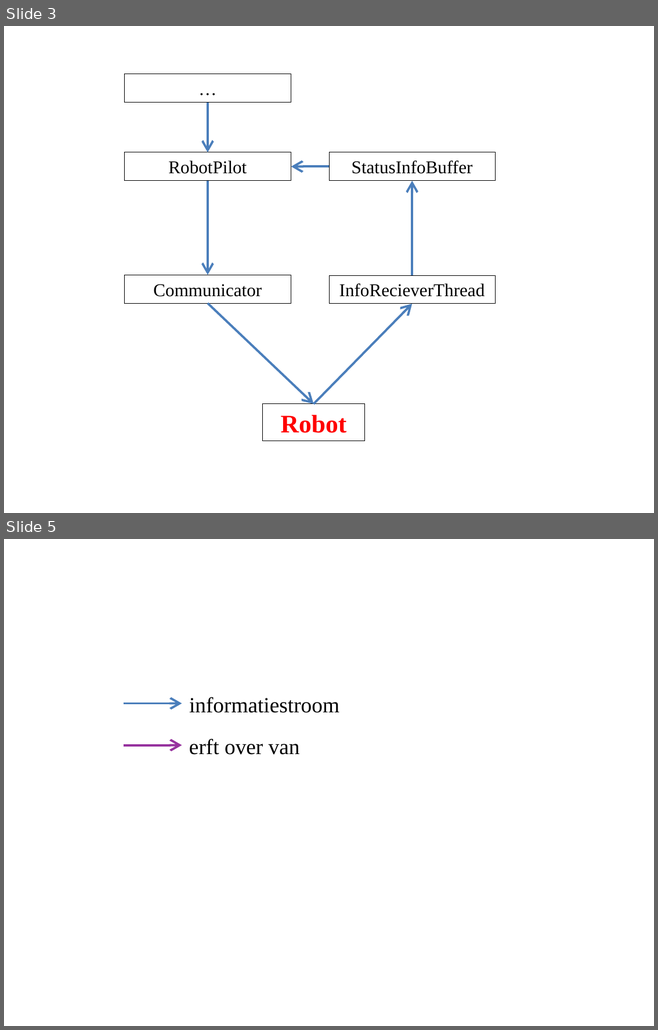
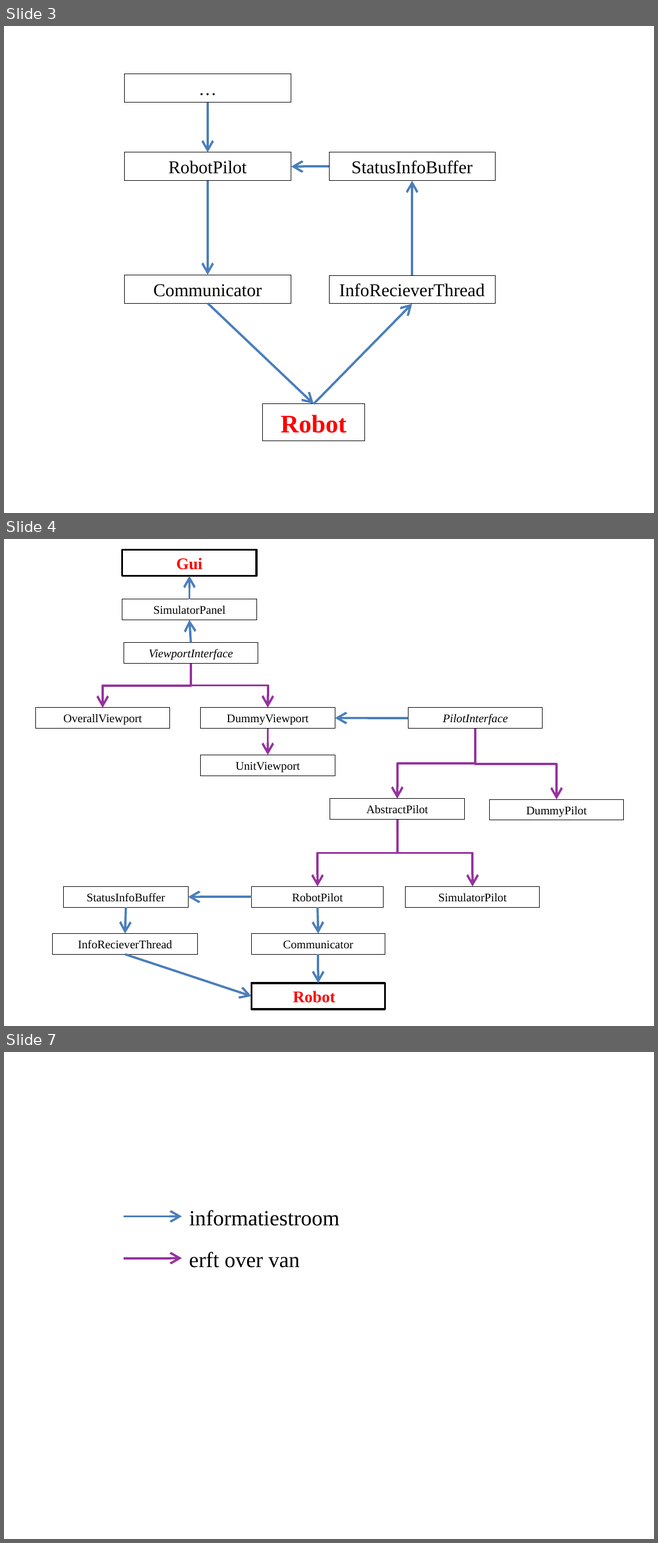
Before and after one commit to toonn/SilverSurfer, a slide deck: SilverSurferVerslag/Verslag demo 5/Klassendiagramma.pptx. Shown one above the other, each under a label of ours: slides 3 and 5 before the commit, slides 3, 4 and 7 after it; the slides between them are not shown. The pictures are 658x1030 and 658x1543 pixels, drawn with LibreOffice and Linux fonts; fonts in the diff are those of the drawing. Boxes give left, top, right and bottom in pixels: in the first picture for what was removed or moved away, otherwise in the second. Text is boxed around its words. In the diff, an @@ line names an element or a change of style, - is before the commit and + after.

```diff
--- a/SilverSurferVerslag/Verslag demo 5/Klassendiagramma.pptx
+++ b/SilverSurferVerslag/Verslag demo 5/Klassendiagramma.pptx
@@ slide 4 added at [4,539,654,1026], background #FFFFFF @@
@@ arrow added from (252, 897) to (188, 897), #4B7EBC 2.5 pt @@
@@ arrow added from (125, 907) to (125, 934), #4B7EBC 2.5 pt @@
@@ arrow added from (125, 955) to (252, 996), #4B7EBC 2.5 pt @@
@@ arrow added from (318, 955) to (318, 983), #4B7EBC 2.5 pt @@
@@ group added at [35,549,623,1009]: 15 rectangles, 6 elbow arrows, 5 arrows @@
+Gui
+SimulatorPanel
+UnitViewport
+OverallViewport
+ViewportInterface
+PilotInterface
+DummyViewport
+AbstractPilot
+SimulatorPilot
+RobotPilot
+DummyPilot
+Communicator
+InfoRecieverThread
+StatusInfoBuffer
+Robot
@@ what was slide 5 is now slide 7 @@
```
Also in this commit, not shown: 1 slide changed, 1 other slide added, 7 other files.
